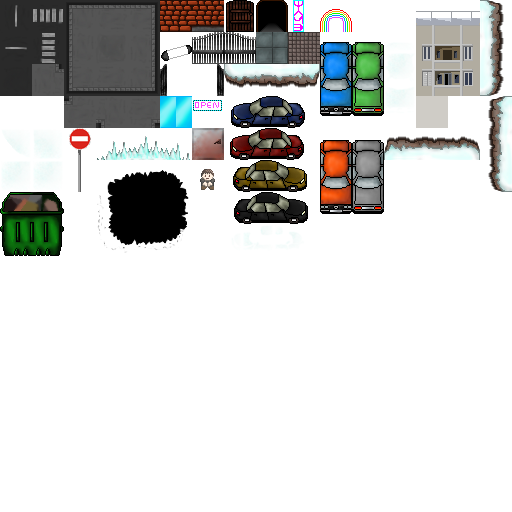
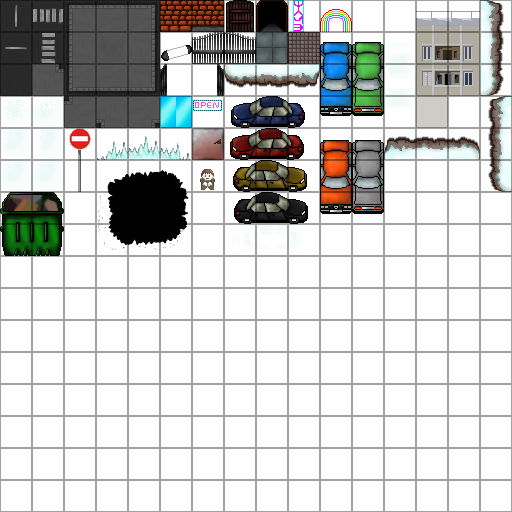
The second (512, 512) image is a revision of the first. Changes to its layers:
showed group "Groupe 1" (1 layers) over [left=0, top=0, right=512, bottom=512]
added group "Groupe 2" with 1 layers above "Calque 6" over [left=0, top=96, right=64, bottom=192]
moved "Calque 8" into group "Groupe 2", painted on it over [left=0, top=96, right=81, bottom=192]
removed layer "Calque 10 copie 2" over [left=0, top=0, right=512, bottom=286]
painted on "Calque 6" over [left=0, top=0, right=512, bottom=286]
removed layer "Calque 7" over [left=69, top=128, right=91, bottom=129]
